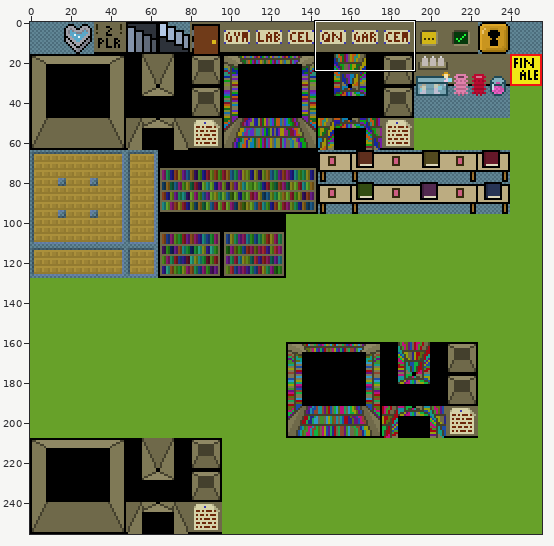
One commit to this sprite sheet: src/data/image/9-library.png. Above: a wide view before the commit, with the close-up outlined.
Close-up. First the earlier version:
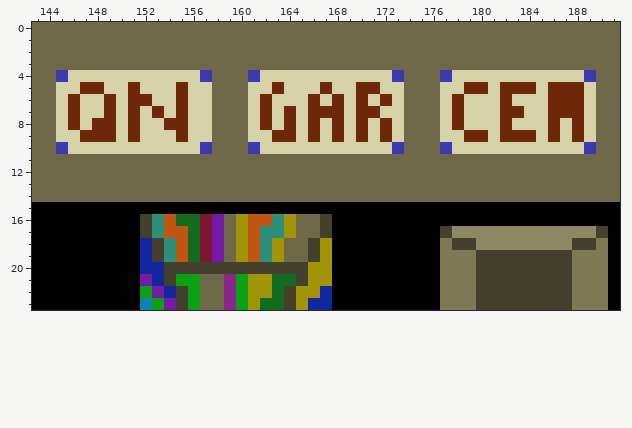
The file is 256x256 pixels. Colours within 5 levels of each other are drawn and written as one. Shown: x 143..191, y 0..23.
Now the later version:
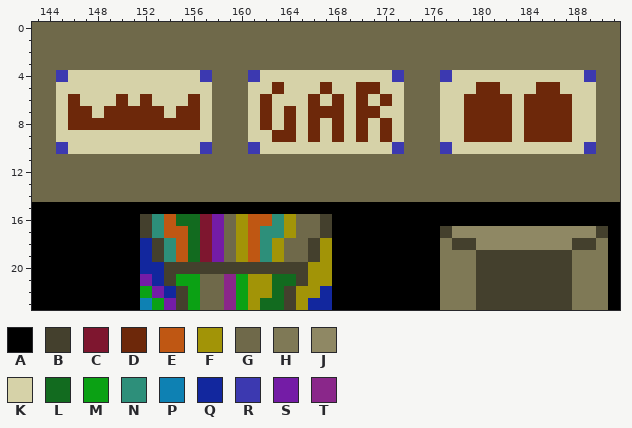
Palette (. is transparent): A #000000  B #44402d  C #7e162f  D #6d280a  E #bf5713  F #a29407  G #6f694a  H #7f7956  J #8f8864  K #d6d2a8  L #126b1f  M #0ba114  N #2d8f7a  P #0e81b3  Q #12279e  R #3c39b0  S #741ca6  T #8a278a
Change:
The edit turns colour K into colour D in row 5 at x 181 and 185; in row 6 at x 150, 156, 179 to 181 and 184 to 185; in row 7 at x 147, 150, 152, 156, 179 to 181 and 184 to 185; in row 8 at x 147, 150, 152 to 153, 156, 179 to 181, 184 to 185 and 187; in row 9 at x 181, 185 and 187.
The edit turns colour D into colour K in row 5 at x 147 to 148, 151, 155, 179, 182 to 184 and 187 to 188; in row 6 at x 149, 151, 155, 178 and 188; in row 7 at x 178, 183 and 188; in row 8 at x 178 and 188; in row 9 at x 147 to 149, 151, 155, 183 and 188.
Boxes around the changes in both close-ups, in picture pixels (x1, y1, x2, y2):
changed: (80, 82, 200, 142)
changed: (452, 82, 584, 142)
